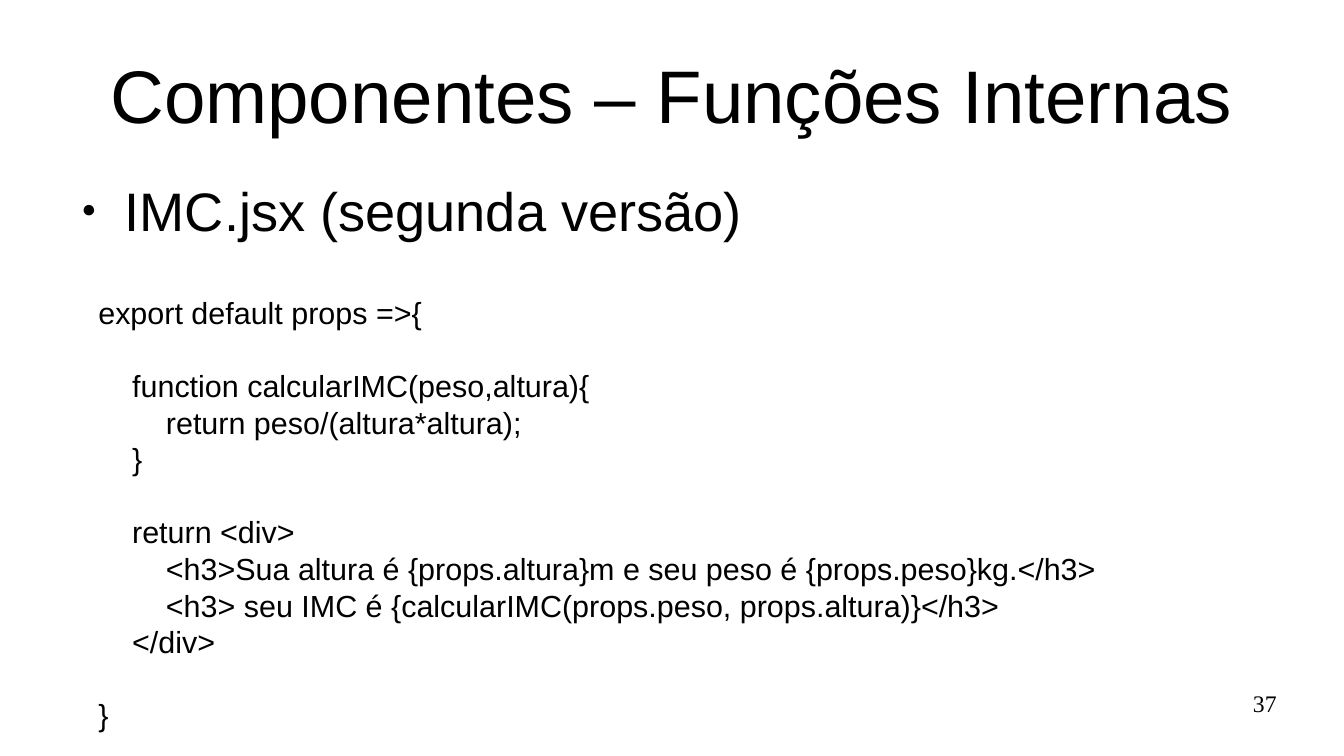
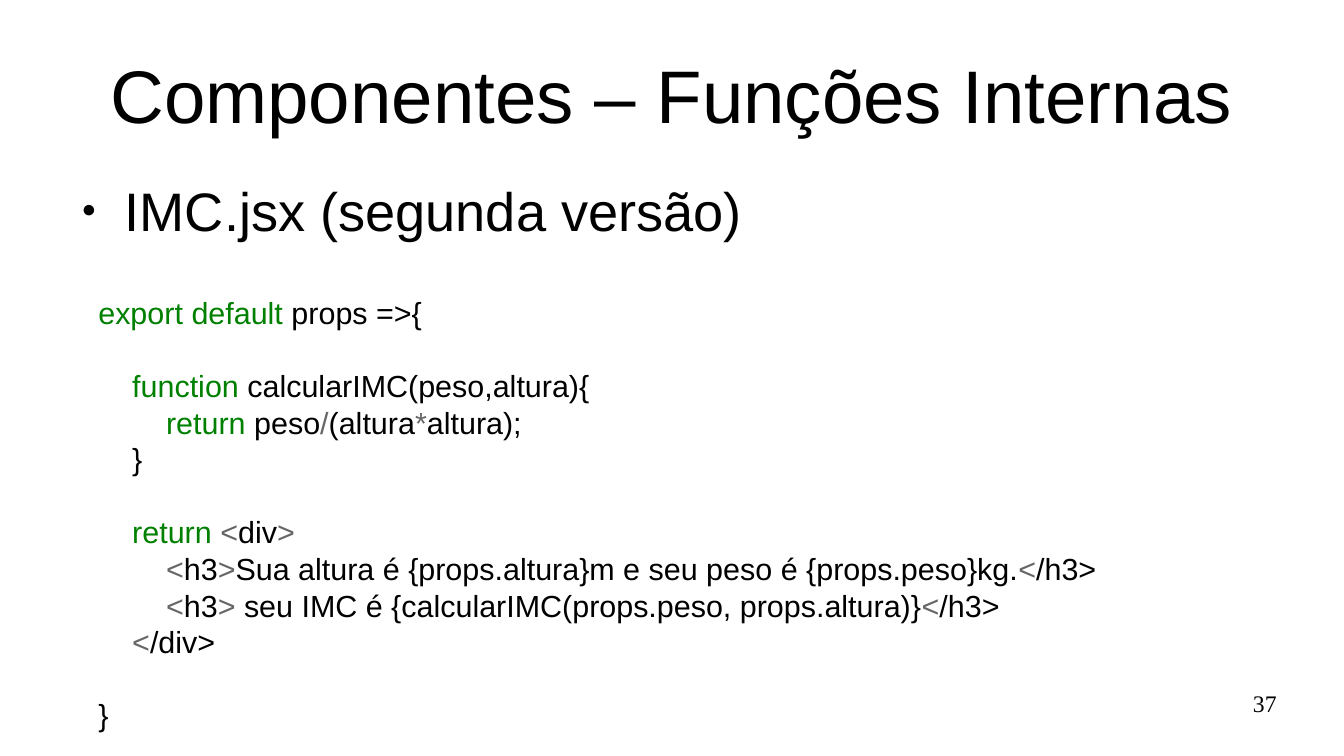
Before and after one commit to Marques-Dev/WEB_2020-1, a slide deck: slide 37 of SLIDES/aula01.odp. Drawn at 1344x756 pixels with LibreOffice and Linux fonts; fonts in the diff are those of the drawing. Boxes give left, top, right and bottom in pixels: in the first picture for what was removed or moved away, otherwise in the second. Text is boxed around its words. In the diff, an @@ line names an element or a change of style, - is before the commit and + after.

```diff
--- a/SLIDES/aula01.odp
+++ b/SLIDES/aula01.odp
@@ text at [98, 302, 1096, 654]: text colour #000000 to #008000 in "export default", "function", "return", "return"; text colour #000000 to #666666 in "peso/(altura*altura);", "<div>", "<h3>Sua {props.peso}kg.</h3>", "<h3> props.altura)}</h3>" and 1 more places @@
```
Also in this commit, not shown: 9 other slides changed, 8 slides added, 5 slides removed, 5 other files.
